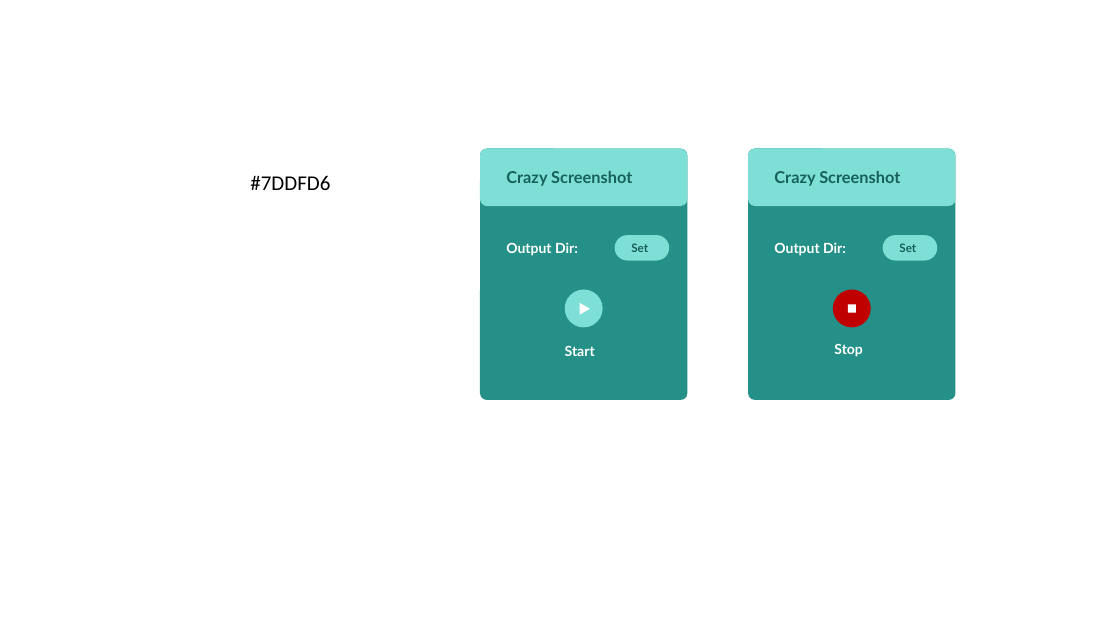
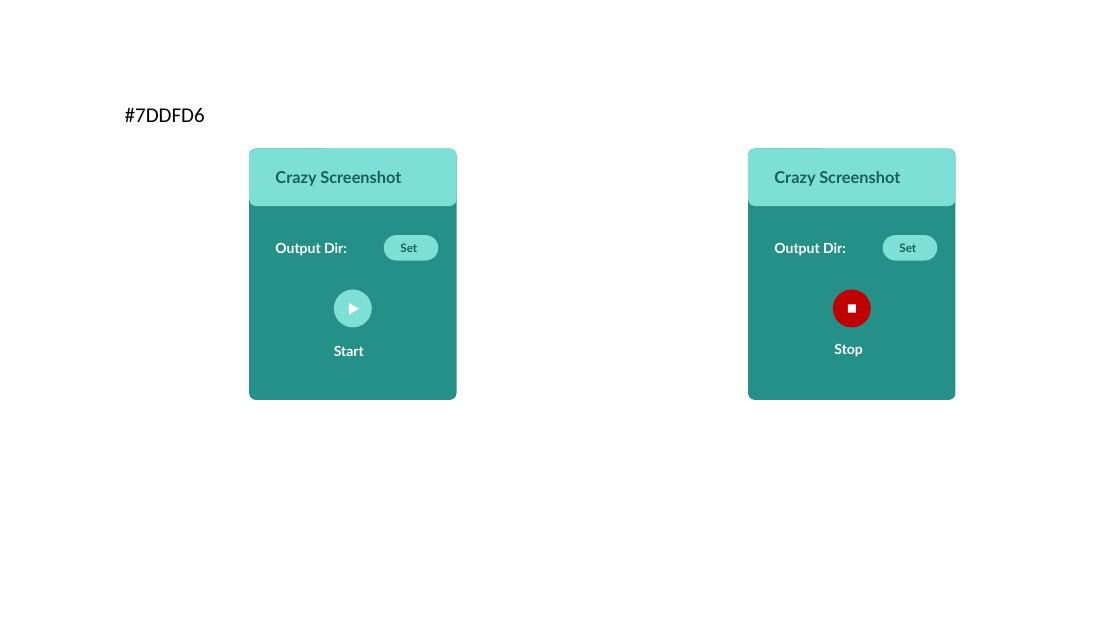
Before and after one commit to ShuxunoO/Crazy_Screenshot, a slide deck: slide 1 of access/blueprint.pptx. Drawn at 1120x630 pixels with LibreOffice and Linux fonts; fonts in the diff are those of the drawing. Boxes give left, top, right and bottom in pixels: in the first picture for what was removed or moved away, otherwise in the second. Text is boxed around its words. In the diff, an @@ line names an element or a change of style, - is before the commit and + after.

```diff
--- a/access/blueprint.pptx
+++ b/access/blueprint.pptx
@@ text "#7DDFD6": place and size @@
-text "#7DDFD6" at (250,175,330,190)
+text "#7DDFD6" at (125,107,205,122)
@@ 4 texts, 3 rounded rectangles, 1 ellipse, 1 triangle: place and size @@
-4 texts, 3 rounded rectangles, 1 ellipse, 1 triangle at (481,149,688,400)
+4 texts, 3 rounded rectangles, 1 ellipse, 1 triangle at (250,149,457,400)
```
Also in this commit, not shown: 1 slide added, 12 other files.
